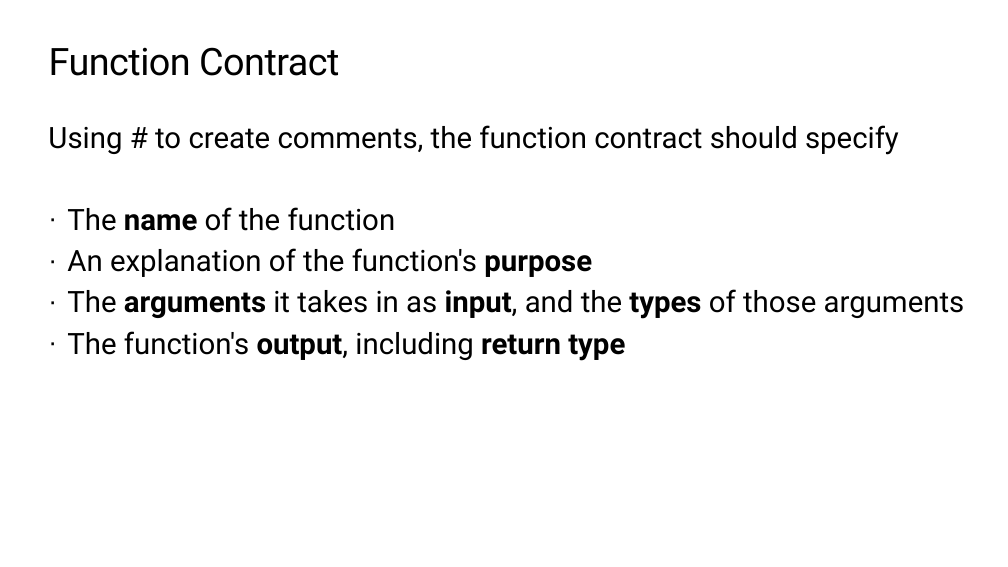
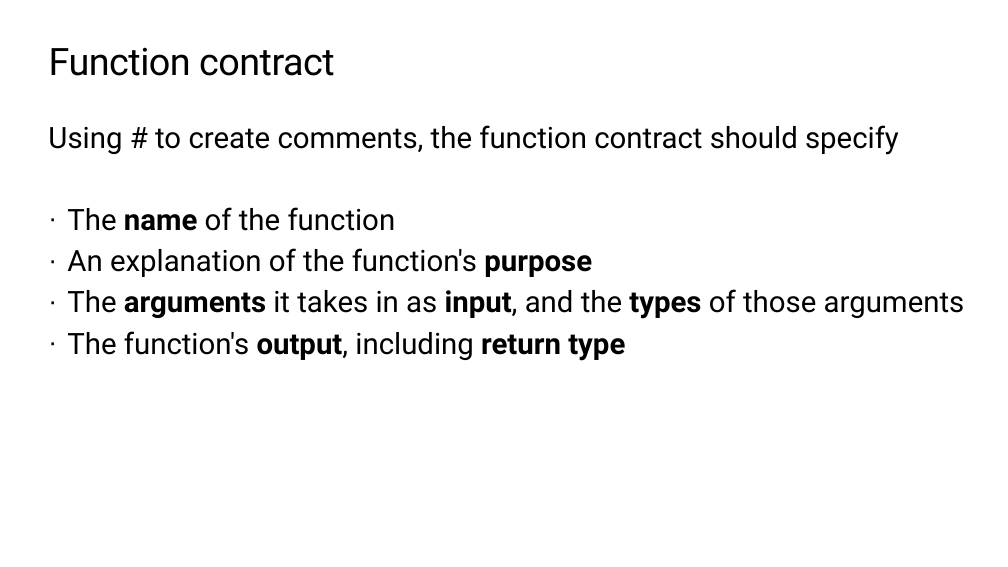
Before and after one commit to TEALSK12/2nd-semester-introduction-to-computer-science, a slide deck: slide 14 of units/3_unit/slidedecks/Intro Python 3.02 TEALS.pptx. Drawn at 1008x567 pixels with LibreOffice and Linux fonts; fonts in the diff are those of the drawing; background and template pictures are left out. Boxes give left, top, right and bottom in pixels: in the first picture for what was removed or moved away, otherwise in the second. Text is boxed around its words. In the diff, an @@ line names an element or a change of style, - is before the commit and + after.

```diff
--- a/units/3_unit/slidedecks/Intro Python 3.02 TEALS.pptx
+++ b/units/3_unit/slidedecks/Intro Python 3.02 TEALS.pptx
@@ title at (49, 47, 335, 76): text changed @@
-Function Contract
+Function contract
```
Also in this commit, not shown: 14 other slides changed.
